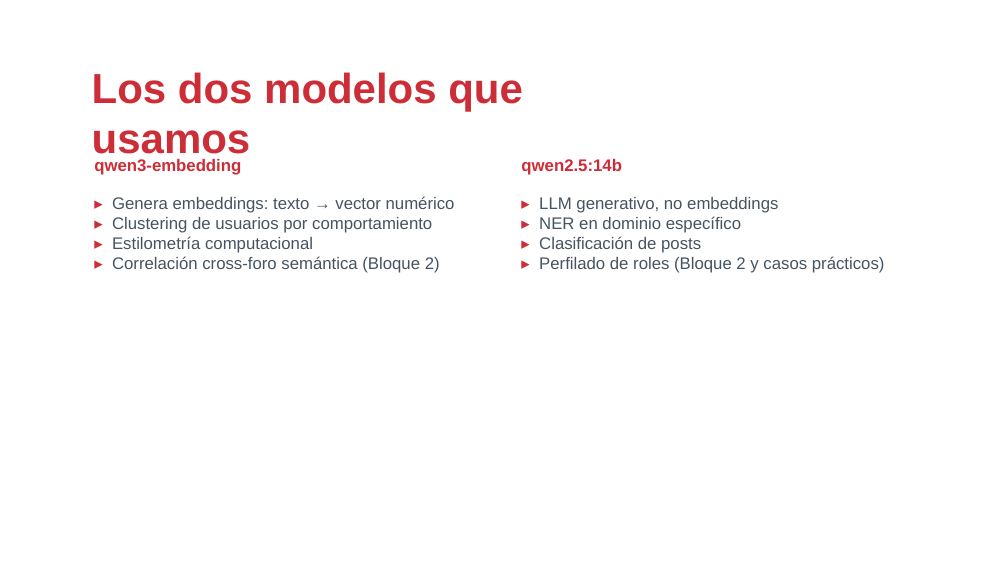
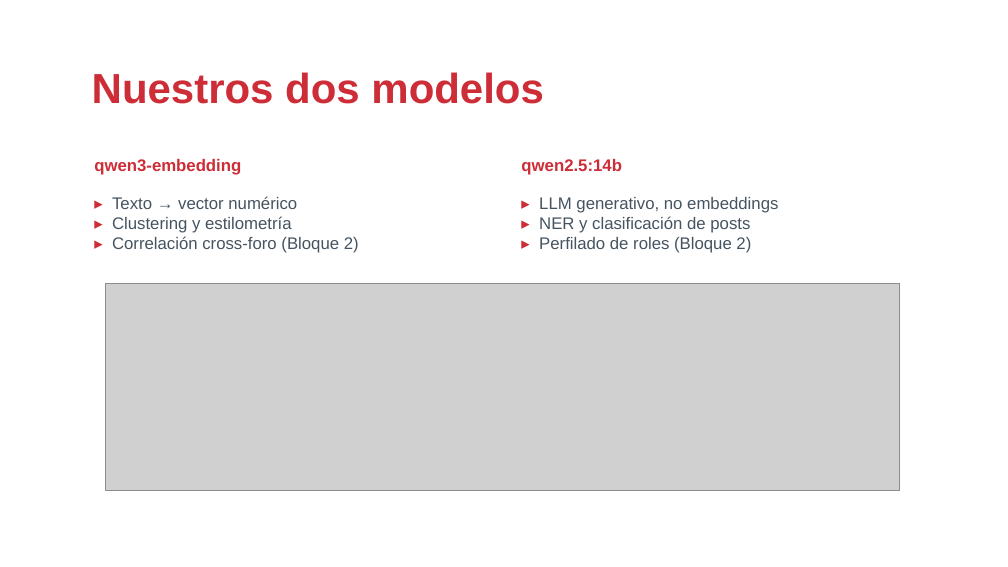
Before and after one commit to drj3ky11/FearOfTheDark, a slide deck: slide 10 of bloque3_setup/csbc26_b3_setup.pptx (slide 7 before the commit). Drawn at 1008x567 pixels with LibreOffice and Linux fonts; fonts in the diff are those of the drawing; grey boxes stand for pictures; background and template pictures are left out. Boxes give left, top, right and bottom in pixels: in the first picture for what was removed or moved away, otherwise in the second. Text is boxed around its words. In the diff, an @@ line names an element or a change of style, - is before the commit and + after.

Commit message:
docs(bloque3): corregir fondo de sección, chromadb, terminología Ollama y rellenar huecos visuales
- Repara el fondo de la diapositiva de sección 1 (se había roto en una
  edición manual, quedaba lavado/ilegible).
- Acorta el título de "Nuestros dos modelos" para que no envuelva a dos
  líneas y choque con las columnas.
- Aclara la confusión sobre Ollama: el servidor/CLI de Ollama NO es un
  paquete de Python (se instala aparte); la librería `ollama` y el CLI
  `llm` sí son paquetes pip/uv distintos.
- Elimina `chromadb` de la tabla de librerías (ya no se usa en el curso).
- Elimina la diapositiva de demo/smoke-test (el notebook de verificación
  es opcional y no hace falta mencionarlo en la presentación).
- Añade diagramas de apoyo (modelos embedding vs. generativo, y las 3
  formas de hablar con Ollama) para las diapositivas que quedaban con
  mucho espacio en blanco.

```diff
--- a/bloque3_setup/csbc26_b3_setup.pptx
+++ b/bloque3_setup/csbc26_b3_setup.pptx
@@ text at (92,72,544,104): text changed @@
-Los dos modelos que usamos
+Nuestros dos modelos
@@ text at (112,196,359,253): text changed @@
-▸ Genera embeddings: texto → vector numérico
-▸ Clustering de usuarios por comportamiento
-▸ Estilometría computacional
-▸ Correlación cross-foro semántica (Bloque 2)
+▸ Texto → vector numérico
+▸ Clustering y estilometría
+▸ Correlación cross-foro (Bloque 2)
@@ text at (539,216,751,253): text changed @@
-▸ NER en dominio específico
-▸ Clasificación de posts
-▸ Perfilado de roles (Bloque 2 y casos prácticos)
+▸ NER y clasificación de posts
+▸ Perfilado de roles (Bloque 2)
@@ picture added at (106,284,900,491) @@
```
Also in this commit, not shown: 8 other slides changed, 12 slides added, 2 slides removed, 5 other files.
